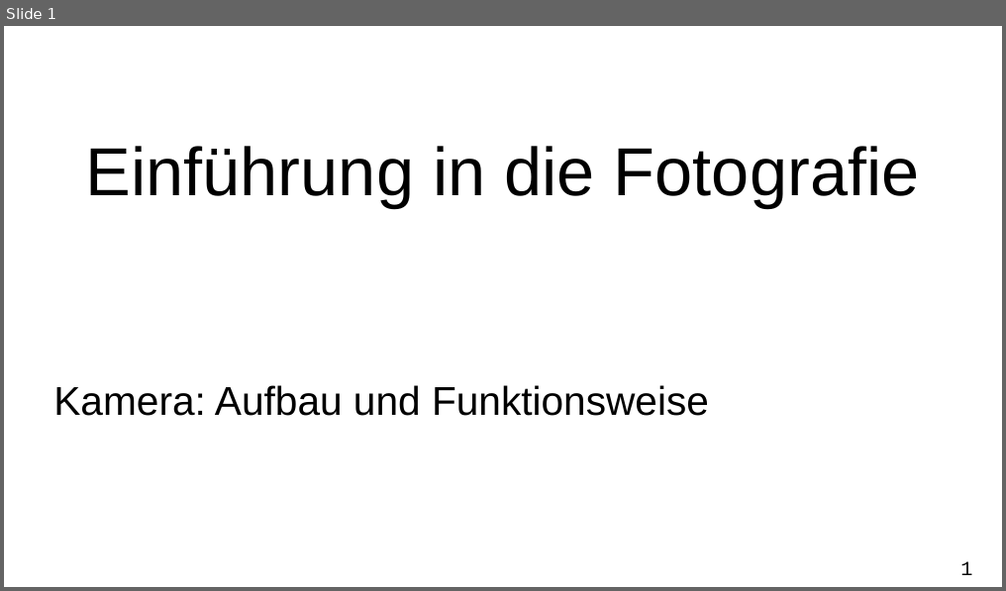
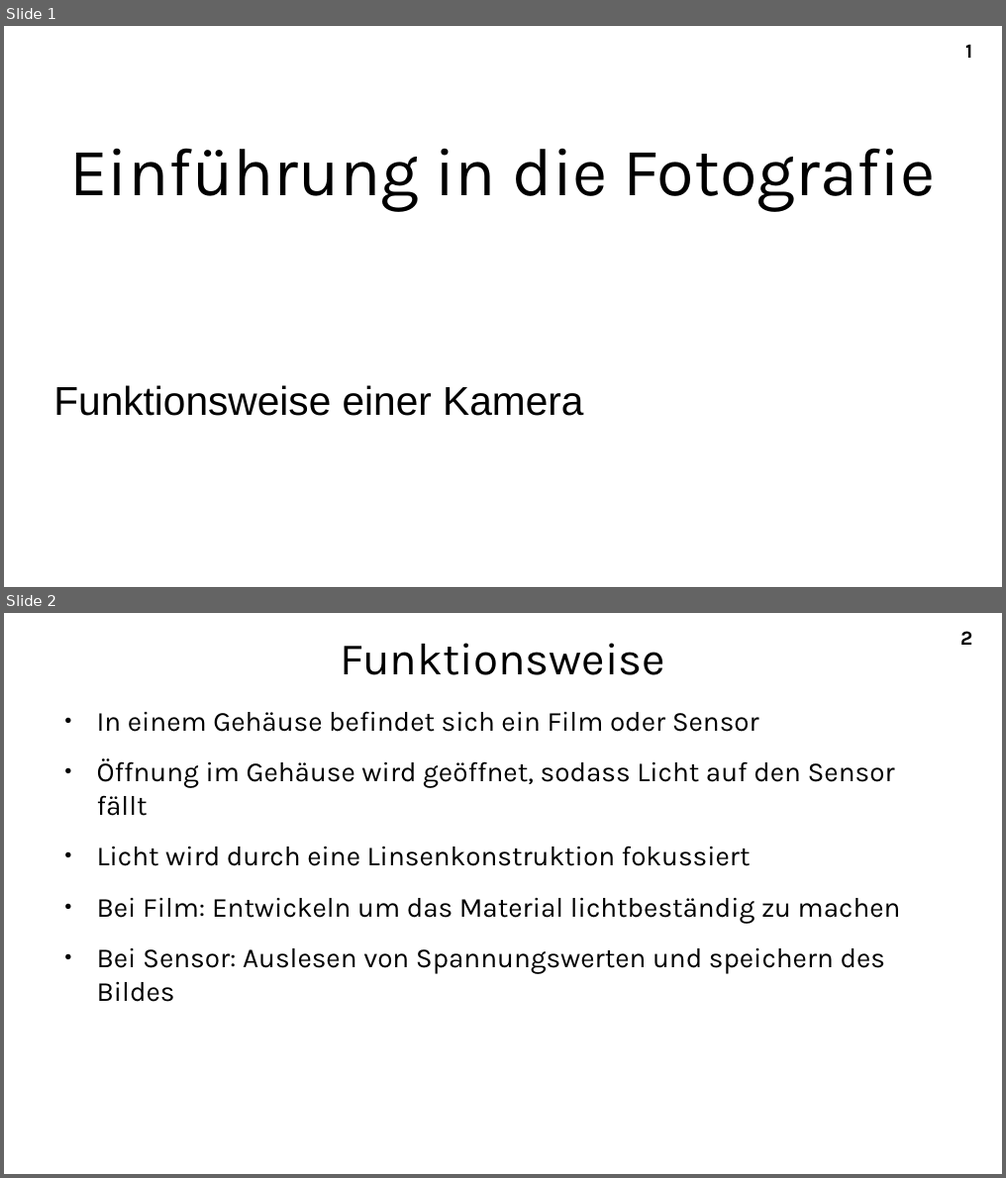
Before and after one commit to A-Schmid/PhotographyCourse, a slide deck: slides_de/camera.odp. Shown one above the other, each under a label of ours: slide 1 before the commit, slides 1 and 2 after it. The pictures are 1006x591 and 1006x1178 pixels, drawn with LibreOffice and Linux fonts; fonts in the diff are those of the drawing. Boxes give left, top, right and bottom in pixels: in the first picture for what was removed or moved away, otherwise in the second. Text is boxed around its words. In the diff, an @@ line names an element or a change of style, - is before the commit and + after.

```diff
--- a/slides_de/camera.odp
+++ b/slides_de/camera.odp
@@ slide 2 added at (x1=4, y1=613, x2=1002, y2=1174), background #FFFFFF; not listed: 1 template element that a slide beside it also shows @@
@@ title added at (x1=340, y1=643, x2=665, y2=675), 36 pt, text #000000 @@
+Funktionsweise
@@ text added at (x1=97, y1=711, x2=901, y2=1002), 22 pt, text #000000 @@
+● In einem Gehäuse befindet sich ein Film oder Sensor
+● Öffnung im Gehäuse wird geöffnet, sodass Licht auf den Sensor fällt
+● Licht wird durch eine Linsenkonstruktion fokussiert
+● Bei Film: Entwickeln um das Material lichtbeständig zu machen
+● Bei Sensor: Auslesen von Spannungswerten und speichern des Bildes
@@ slide 1 changed as well @@
@@ title "Einführung in die Fotografie" at (x1=69, y1=148, x2=936, y2=212): font Arial to Karla @@
@@ page number moved from (x1=960, y1=562, x2=972, y2=575) to (x1=965, y1=44, x2=972, y2=58) @@
@@ page number at (x1=965, y1=44, x2=972, y2=58): font Courier New to Karla, bold on @@
@@ subtitle at (x1=54, y1=385, x2=583, y2=416): text changed @@
-Kamera: Aufbau und Funktionsweise
+Funktionsweise einer Kamera
```
Also in this commit, not shown: 9 other slides added, 1 slide removed, 12 other files.
